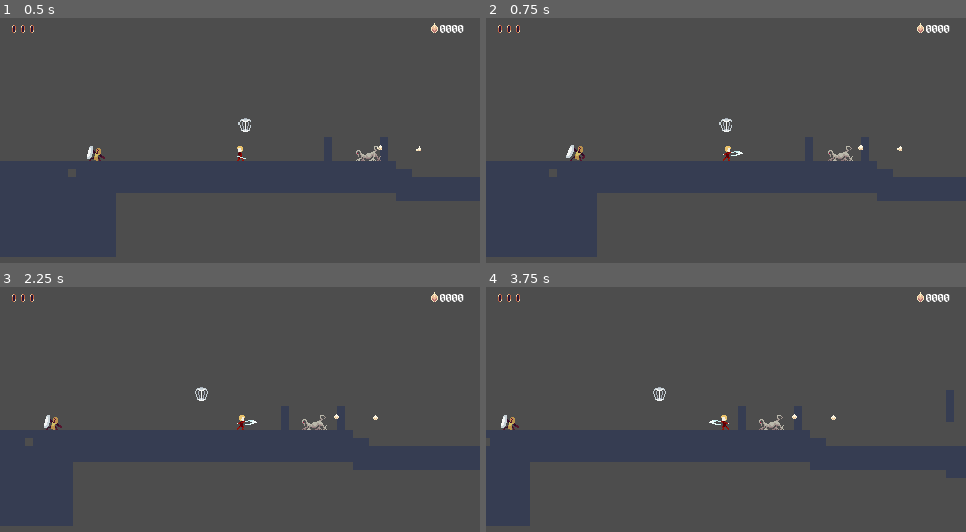
Above: before the commit, frames 1-4 (two rows, left to right).
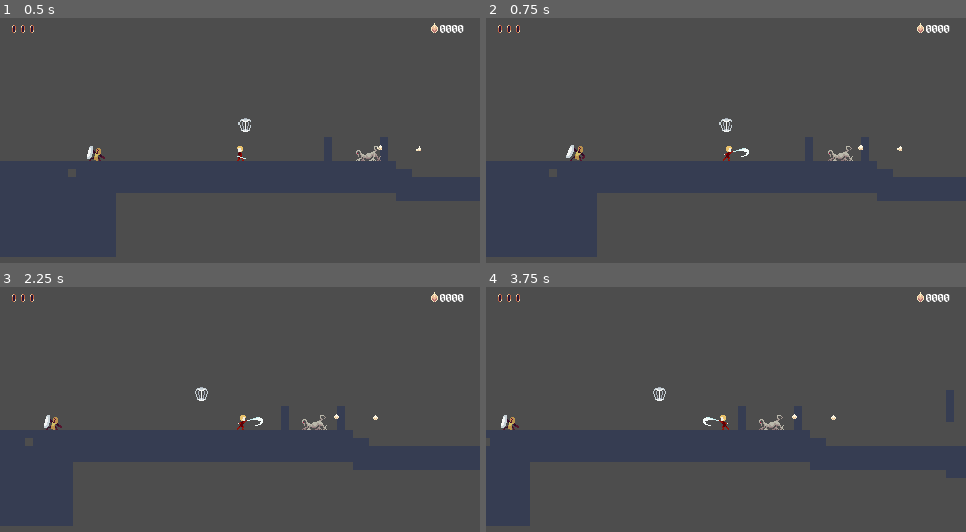
Above: after the commit, the same moments.

Repository: Zac707/into-the-night
Game: Godot game, scene res://Scenes/test_scene.tscn
The game is run twice, just before and just after one commit, with the same random seed, the same clock (stepped at 60 frames per second) and the same inputs. The project has no main scene, so this scene is started directly. The engine's default icon, where the game draws it, is replaced by a stand-in: a white triangle on a blue panel in a dark square.
Inputs:
- Up to frame 1 (0.5 s): no input
- Up to frame 2 (0.75 s): hold D (right) from 0.53 s (still down); tap L (attack) at 0.6 s
- Up to frame 3 (2.25 s): tap Space (jump) at 0.77, 1.52 s; release D (right) at 1.28 s; hold S (down) 1.28-2.03 s; tap K (hook_test) at 1.35 s; hold D (right) from 2.03 s (still down); tap L (attack) at 2.1 s
- Up to frame 4 (3.75 s): release D (right) at 2.78 s; hold W (up) 2.78-3.53 s; tap K (hook_test) at 2.85 s; tap Space (jump) at 3.02 s; hold A (left) from 3.53 s (still down); tap L (attack) at 3.6 s

Frame 1 is identical in both runs. In frame 2, less than 0.1% of the frame differs, in the area x 49-55%, y 52-57%; in frame 3, less than 0.1%; in frame 4, less than 0.1%, in the area x 45-51%, y 52-57%.

Commit message:
working gargoyle
additionaly have started adapting the players attack hitboxes to be bigger. Added new attack animation

Diff:
--- a/Scenes/Enemies/gargoyle.tscn
+++ b/Scenes/Enemies/gargoyle.tscn
@@ -1,11 +1,19 @@
 [gd_scene format=3 uid="uid://d2kdd8hejxmjd"]
 
 [ext_resource type="Shader" uid="uid://uj5pru8gaaa1" path="res://Scripts/no_invincibility_hurt.gdshader" id="1_4icga"]
+[ext_resource type="Script" uid="uid://bde1r6u1o5s67" path="res://Scripts/Enemy Scripts/Gargoyle/gargoyle_path.gd" id="1_056dp"]
 [ext_resource type="Texture2D" uid="uid://bjennvcwyd6ix" path="res://Assets/Enemies/gargoyle_flying-Sheet.png" id="2_056dp"]
+[ext_resource type="Script" uid="uid://djdnqyd4ogog1" path="res://Scripts/Enemy Scripts/Gargoyle/gargoyle.gd" id="2_dpoyj"]
 [ext_resource type="Script" uid="uid://xkg4oi1a4yxt" path="res://Scripts/Enemy Scripts/Gargoyle/state_machine_gargoyle.gd" id="3_dpoyj"]
 [ext_resource type="Script" uid="uid://d0mupy73nblgr" path="res://Scripts/Enemy Scripts/Gargoyle/Gargoyle States/gargoyle_fly.gd" id="4_hwibw"]
 [ext_resource type="Script" uid="uid://d018e1b2h6cc" path="res://Scripts/Enemy Scripts/health_component_enemy.gd" id="5_gjdg8"]
 [ext_resource type="Script" uid="uid://4gqc6533bnxl" path="res://Scripts/Enemy Scripts/contact_hitbox.gd" id="6_nqf2s"]
+
+[sub_resource type="Curve2D" id="Curve2D_dpoyj"]
+_data = {
+"points": PackedVector2Array(0, 0, 0, 0, 0, 0)
+}
+point_count = 1
 
 [sub_resource type="RectangleShape2D" id="RectangleShape2D_vmy3a"]
 size = Vector2(23, 4)
@@ -23,50 +31,126 @@
 radius = 4.0
 height = 24.727278
 
-[node name="Gargoyle" type="CharacterBody2D" unique_id=443049143]
+[sub_resource type="Animation" id="Animation_hwibw"]
+resource_name = "Fly"
+length = 0.46666667
+loop_mode = 1
+tracks/0/type = "value"
+tracks/0/imported = false
+tracks/0/enabled = true
+tracks/0/path = NodePath("Sprite2D:frame")
+tracks/0/interp = 1
+tracks/0/loop_wrap = true
+tracks/0/keys = {
+"times": PackedFloat32Array(0, 0.2, 0.33333334),
+"transitions": PackedFloat32Array(1, 1, 1),
+"update": 1,
+"values": [0, 1, 2]
+}
 
-[node name="CollisionShape2D" type="CollisionShape2D" parent="." unique_id=2092623650]
+[sub_resource type="Animation" id="Animation_dpoyj"]
+resource_name = "Left_Fly"
+length = 0.46666667
+loop_mode = 1
+tracks/0/type = "value"
+tracks/0/imported = false
+tracks/0/enabled = true
+tracks/0/path = NodePath("Sprite2D:frame")
+tracks/0/interp = 1
+tracks/0/loop_wrap = true
+tracks/0/keys = {
+"times": PackedFloat32Array(0, 0.2, 0.33333334),
+"transitions": PackedFloat32Array(1, 1, 1),
+"update": 1,
+"values": [3, 4, 5]
+}
+
+[sub_resource type="Animation" id="Animation_gjdg8"]
+length = 0.001
+tracks/0/type = "value"
+tracks/0/imported = false
+tracks/0/enabled = true
+tracks/0/path = NodePath("Sprite2D:frame")
+tracks/0/interp = 1
+tracks/0/loop_wrap = true
+tracks/0/keys = {
+"times": PackedFloat32Array(0),
+"transitions": PackedFloat32Array(1),
+"update": 1,
+"values": [0]
+}
+
+[sub_resource type="AnimationLibrary" id="AnimationLibrary_nqf2s"]
+_data = {
+&"Fly": SubResource("Animation_hwibw"),
+&"Left_Fly": SubResource("Animation_dpoyj"),
+&"RESET": SubResource("Animation_gjdg8")
+}
+
+[node name="Path2D" type="Path2D" unique_id=1846214029 node_paths=PackedStringArray("follow")]
+curve = SubResource("Curve2D_dpoyj")
+script = ExtResource("1_056dp")
+follow = NodePath("PathFollow2D")
+
+[node name="Gargoyle" type="CharacterBody2D" parent="." unique_id=443049143 node_paths=PackedStringArray("animation_player")]
+script = ExtResource("2_dpoyj")
+animation_player = NodePath("AnimationPlayer")
+
+[node name="CollisionShape2D" type="CollisionShape2D" parent="Gargoyle" unique_id=2092623650]
 position = Vector2(0.5, -2)
 shape = SubResource("RectangleShape2D_vmy3a")
 
-[node name="Sprite2D" type="Sprite2D" parent="." unique_id=1517386055]
+[node name="Sprite2D" type="Sprite2D" parent="Gargoyle" unique_id=1517386055]
 material = SubResource("ShaderMaterial_r282k")
 texture = ExtResource("2_056dp")
 hframes = 3
 vframes = 2
 
-[node name="StateMachine" type="Node2D" parent="." unique_id=2053814006]
+[node name="StateMachine" type="Node2D" parent="Gargoyle" unique_id=2053814006 node_paths=PackedStringArray("initial_state")]
 script = ExtResource("3_dpoyj")
+initial_state = NodePath("GargoyleFly")
 
-[node name="GargoyleFly" type="Node" parent="StateMachine" unique_id=1341998863]
+[node name="GargoyleFly" type="Node" parent="Gargoyle/StateMachine" unique_id=1341998863 node_paths=PackedStringArray("path", "enemy")]
 script = ExtResource("4_hwibw")
+path = NodePath("../../..")
+enemy = NodePath("../..")
 metadata/_custom_type_script = "uid://d0mupy73nblgr"
 
-[node name="GargoyleComponents" type="Node2D" parent="." unique_id=1361002416]
+[node name="GargoyleComponents" type="Node2D" parent="Gargoyle" unique_id=1361002416]
 
-[node name="HealthComponent" type="Area2D" parent="GargoyleComponents" unique_id=237154818 node_paths=PackedStringArray("enemy", "sprite", "flash_timer") groups=["bouncing_object"]]
+[node name="HealthComponent" type="Area2D" parent="Gargoyle/GargoyleComponents" unique_id=237154818 node_paths=PackedStringArray("enemy", "sprite", "flash_timer") groups=["bouncing_object"]]
 script = ExtResource("5_gjdg8")
 enemy = NodePath("../..")
 sprite = NodePath("../../Sprite2D")
 flash_timer = NodePath("FlashTimer")
 
-[node name="CollisionShape2D" type="CollisionShape2D" parent="GargoyleComponents/HealthComponent" unique_id=506265675]
+[node name="CollisionShape2D" type="CollisionShape2D" parent="Gargoyle/GargoyleComponents/HealthComponent" unique_id=506265675]
 position = Vector2(0, -1)
 rotation = 1.5707964
 shape = SubResource("CapsuleShape2D_o0qmf")
 
-[node name="FlashTimer" type="Timer" parent="GargoyleComponents/HealthComponent" unique_id=1226338631]
+[node name="FlashTimer" type="Timer" parent="Gargoyle/GargoyleComponents/HealthComponent" unique_id=1226338631]
 wait_time = 0.2
 one_shot = true
 
-[node name="ContactHitbox" type="Area2D" parent="GargoyleComponents" unique_id=1264306887 node_paths=PackedStringArray("enemy")]
+[node name="ContactHitbox" type="Area2D" parent="Gargoyle/GargoyleComponents" unique_id=1264306887]
 script = ExtResource("6_nqf2s")
-enemy = NodePath("")
 
-[node name="CollisionShape2D" type="CollisionShape2D" parent="GargoyleComponents/ContactHitbox" unique_id=1657859565]
+[node name="CollisionShape2D" type="CollisionShape2D" parent="Gargoyle/GargoyleComponents/ContactHitbox" unique_id=1657859565]
 position = Vector2(0, -1)
 rotation = 1.5707964
 shape = SubResource("CapsuleShape2D_8qy5e")
 
-[connection signal="timeout" from="GargoyleComponents/HealthComponent/FlashTimer" to="GargoyleComponents/HealthComponent" method="_on_flash_timer_timeout"]
-[connection signal="area_entered" from="GargoyleComponents/ContactHitbox" to="GargoyleComponents/ContactHitbox" method="_on_area_entered"]
+[node name="AnimationPlayer" type="AnimationPlayer" parent="Gargoyle" unique_id=1905790164]
+libraries/ = SubResource("AnimationLibrary_nqf2s")
+
+[node name="PathFollow2D" type="PathFollow2D" parent="." unique_id=22834405]
+rotates = false
+cubic_interp = false
+loop = false
+
+[node name="RemoteTransform2D" type="RemoteTransform2D" parent="PathFollow2D" unique_id=1179533072]
+remote_path = NodePath("../../Gargoyle")
+
+[connection signal="timeout" from="Gargoyle/GargoyleComponents/HealthComponent/FlashTimer" to="Gargoyle/GargoyleComponents/HealthComponent" method="_on_flash_timer_timeout"]
+[connection signal="area_entered" from="Gargoyle/GargoyleComponents/ContactHitbox" to="Gargoyle/GargoyleComponents/ContactHitbox" method="_on_area_entered"]
--- a/Scenes/Enemies/imp.tscn
+++ b/Scenes/Enemies/imp.tscn
@@ -102,8 +102,8 @@
 script = ExtResource("4_tvflk")
 raycast_ground_left = NodePath("../../ImpComponents/RayCastGroundLeft")
 raycast_ground_right = NodePath("../../ImpComponents/RayCastGroundRight")
-raycast_wall_left = NodePath("../../ImpComponents/RayCastWallRight")
-raycast_wall_right = NodePath("../../ImpComponents/RayCastWallLeft")
+raycast_wall_left = NodePath("../../ImpComponents/RayCastWallLeft")
+raycast_wall_right = NodePath("../../ImpComponents/RayCastWallRight")
 enemy = NodePath("../..")
 metadata/_custom_type_script = "uid://bhallyd2ooaul"
 
@@ -124,9 +124,8 @@
 wait_time = 0.2
 one_shot = true
 
-[node name="ContactHitbox" type="Area2D" parent="ImpComponents" unique_id=657059817 node_paths=PackedStringArray("enemy")]
+[node name="ContactHitbox" type="Area2D" parent="ImpComponents" unique_id=657059817]
 script = ExtResource("3_ob1e4")
-enemy = NodePath("")
 
 [node name="CollisionShape2D" type="CollisionShape2D" parent="ImpComponents/ContactHitbox" unique_id=1290657883]
 position = Vector2(0, 3)
--- a/Scenes/Player/player_test.tscn
+++ b/Scenes/Player/player_test.tscn
@@ -35,8 +35,8 @@
 size = Vector2(5, 14)
 
 [sub_resource type="CapsuleShape2D" id="CapsuleShape2D_8dx66"]
-radius = 4.0
-height = 14.0
+radius = 9.0
+height = 18.0
 
 [sub_resource type="CapsuleShape2D" id="CapsuleShape2D_qki6r"]
 radius = 2.0
@@ -88,6 +88,18 @@
 "method": &"on_attack_finished"
 }]
 }
+tracks/3/type = "value"
+tracks/3/imported = false
+tracks/3/enabled = true
+tracks/3/path = NodePath("PlayerComponents/AttackComponentPlayer/CollisionShape2D:position")
+tracks/3/interp = 1
+tracks/3/loop_wrap = true
+tracks/3/keys = {
+"times": PackedFloat32Array(0.06666667, 0.3),
+"transitions": PackedFloat32Array(1, 1),
+"update": 1,
+"values": [Vector2(0, 15), Vector2(0, 0)]
+}
 
 [sub_resource type="Animation" id="Animation_67lvd"]
 resource_name = "Aerial_Attack_Side"
@@ -135,6 +147,30 @@
 "method": &"on_attack_finished"
 }]
 }
+tracks/3/type = "value"
+tracks/3/imported = false
+tracks/3/enabled = true
+tracks/3/path = NodePath("PlayerComponents/AttackComponentPlayer/CollisionShape2D:position")
+tracks/3/interp = 1
+tracks/3/loop_wrap = true
+tracks/3/keys = {
+"times": PackedFloat32Array(0.06666667, 0.3),
+"transitions": PackedFloat32Array(1, 1),
+"update": 1,
+"values": [Vector2(16, 0), Vector2(0, 0)]
+}
+tracks/4/type = "value"
+tracks/4/imported = false
+tracks/4/enabled = true
+tracks/4/path = NodePath("PlayerComponents/AttackComponentPlayer/CollisionShape2D:scale")
+tracks/4/interp = 1
+tracks/4/loop_wrap = true
+tracks/4/keys = {
+"times": PackedFloat32Array(0, 0.3),
+"transitions": PackedFloat32Array(1, 1),
+"update": 1,
+"values": [Vector2(1, 0.6), Vector2(1, 1)]
+}
 
 [sub_resource type="Animation" id="Animation_sduab"]
 resource_name = "Aerial_Attack_Up"
@@ -970,6 +1006,30 @@
 "transitions": PackedFloat32Array(1),
 "update": 1,
 "values": [0]
+}
+tracks/1/type = "value"
+tracks/1/imported = false
+tracks/1/enabled = true
+tracks/1/path = NodePath("PlayerComponents/AttackComponentPlayer/CollisionShape2D:position")
+tracks/1/interp = 1
+tracks/1/loop_wrap = true
+tracks/1/keys = {
+"times": PackedFloat32Array(0),
+"transitions": PackedFloat32Array(1),
+"update": 0,
+"values": [Vector2(0, 0)]
+}
+tracks/2/type = "value"
+tracks/2/imported = false
+tracks/2/enabled = true
+tracks/2/path = NodePath("PlayerComponents/AttackComponentPlayer/CollisionShape2D:scale")
+tracks/2/interp = 1
+tracks/2/loop_wrap = true
+tracks/2/keys = {
+"times": PackedFloat32Array(0),
+"transitions": PackedFloat32Array(1),
+"update": 0,
+"values": [Vector2(1, 1)]
 }
 
 [sub_resource type="Animation" id="Animation_d8csw"]
--- a/Scripts/Enemy Scripts/Gargoyle/Gargoyle States/gargoyle_fly.gd
+++ b/Scripts/Enemy Scripts/Gargoyle/Gargoyle States/gargoyle_fly.gd
@@ -4,19 +4,18 @@
 class_name GargoyleFly
 
 
-@export var raycast_ground_left: RayCast2D
-@export var raycast_ground_right: RayCast2D
-@export var raycast_wall_left: RayCast2D
-@export var raycast_wall_right: RayCast2D
+@export var path: Path2D
 
 var current_direction: float
+var prev_pos: Vector2
+var dir: Vector2
 
 
 func enter():
 	if enemy.last_horizontal_direction == 1.0:
-		enemy.animation_player.play("Left_Walk")
+		enemy.animation_player.play("Left_Fly")
 	else:
-		enemy.animation_player.play("Walk")
+		enemy.animation_player.play("Fly")
 
 	current_direction = enemy.last_horizontal_direction
 
@@ -28,27 +27,17 @@
 
 
 func update(_delta: float):
-	if raycast_ground_left.is_colliding() == false:
-		current_direction = 1.0
-		enemy.animation_player.play("Left_Walk")
-	elif raycast_ground_right.is_colliding() == false:
-		current_direction = -1.0
-		enemy.animation_player.play("Walk")
-	elif raycast_wall_right.is_colliding():
-		current_direction = 1.0
-		enemy.animation_player.play("Left_Walk")
-	elif raycast_wall_left.is_colliding():
-		current_direction = -1.0
-		enemy.animation_player.play("Walk")
-
-	enemy.last_horizontal_direction = current_direction
+	if dir.x > 0.0:
+		enemy.animation_player.play("Fly")
+	elif dir.x < 0.0:
+		enemy.animation_player.play("Left_Fly")
 
 	evaluate_transitions()
 
 
 func physics_update(_delta: float):
-	enemy.velocity.x += current_direction * enemy.move_speed * enemy.acceleration * _delta
-	enemy.velocity.x = clamp(enemy.velocity.x, -enemy.move_speed, enemy.move_speed)
+	dir = (enemy.global_position - prev_pos).normalized()
+	prev_pos = enemy.global_position
 
 
 func evaluate_transitions():
--- a/Scripts/Enemy Scripts/Gargoyle/gargoyle.gd
+++ b/Scripts/Enemy Scripts/Gargoyle/gargoyle.gd
@@ -1,16 +1,7 @@
 extends CharacterBody2D
 
 
-@export var move_speed: float = 40.0
-@export var acceleration: float = 10.0
-@export var friction: float = 25.0
 @export var animation_player: AnimationPlayer
 
 var last_horizontal_direction: float = -1.0
 var hurt: bool = false
-
-
-func _physics_process(delta: float) -> void:
-	move_and_slide()
-
-#test
--- /dev/null
+++ b/Scripts/Enemy Scripts/Gargoyle/gargoyle_path.gd
@@ -0,0 +1,46 @@
+@tool
+extends Path2D
+
+
+@export var speed := 50.0
+@export var follow: PathFollow2D
+
+var _dist := 0.0
+var _dir := 1.0
+
+
+func _process(_delta: float) -> void:
+	if not Engine.is_editor_hint() or curve == null:
+		return
+
+	for i in curve.point_count:
+		if curve.get_point_in(i) != Vector2.ZERO:
+			curve.set_point_in(i, Vector2.ZERO)
+		if curve.get_point_out(i) != Vector2.ZERO:
+			curve.set_point_out(i, Vector2.ZERO)
+
+	for i in range(1, curve.point_count):
+		var prev := curve.get_point_position(i - 1)
+		var p := curve.get_point_position(i)
+		var d := p - prev
+		var target := prev + (Vector2(d.x, 0.0) if absf(d.x) >= absf(d.y) else Vector2(0.0, d.y))
+		if p != target:
+			curve.set_point_position(i, target)
+		i += 1
+
+
+
+func _physics_process(delta: float) -> void:
+	if Engine.is_editor_hint() or curve == null:
+		return
+	var length := curve.get_baked_length()
+	if length <= 0.0:
+		return
+	_dist += speed * _dir * delta
+	if _dist >= length:
+		_dist = length
+		_dir = -1.0
+	elif _dist <= 0.0:
+		_dist = 0.0
+		_dir = 1.0
+	follow.progress = _dist
--- a/Scripts/Enemy Scripts/Imp/Imp States/imp_walk.gd
+++ b/Scripts/Enemy Scripts/Imp/Imp States/imp_walk.gd
@@ -35,11 +35,11 @@
 		current_direction = -1.0
 		enemy.animation_player.play("Walk")
 	elif raycast_wall_right.is_colliding():
+		current_direction = -1.0
+		enemy.animation_player.play("Walk")
+	elif raycast_wall_left.is_colliding():
 		current_direction = 1.0
 		enemy.animation_player.play("Left_Walk")
-	elif raycast_wall_left.is_colliding():
-		current_direction = -1.0
-		enemy.animation_player.play("Walk")
 
 	enemy.last_horizontal_direction = current_direction
 
Binary file added: Assets/Player/Main_Char_2-Sheet.png
Not shown, added: Assets/Player/Main_Char_2-Sheet.png.import
Binary file changed: Assets/Player/Main_Char_both_sides-Sheet.png
Not shown, added: Scripts/Enemy Scripts/Gargoyle/gargoyle_path.gd.uid
